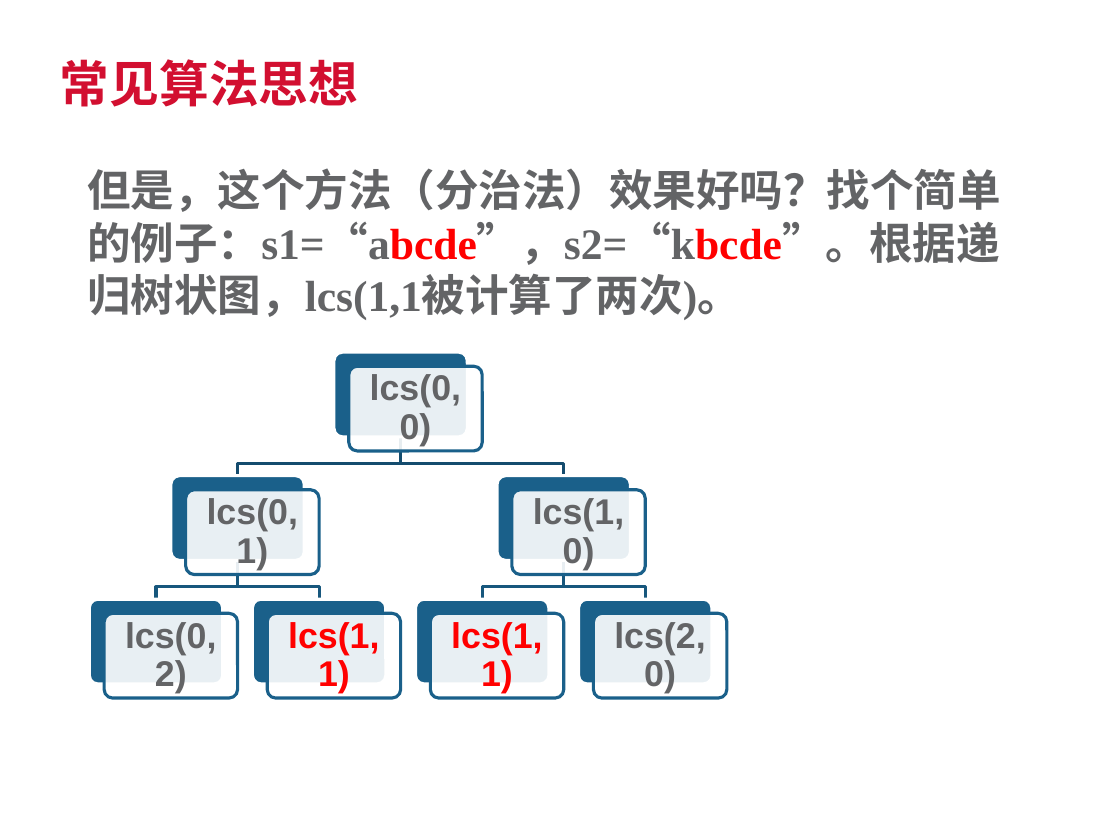
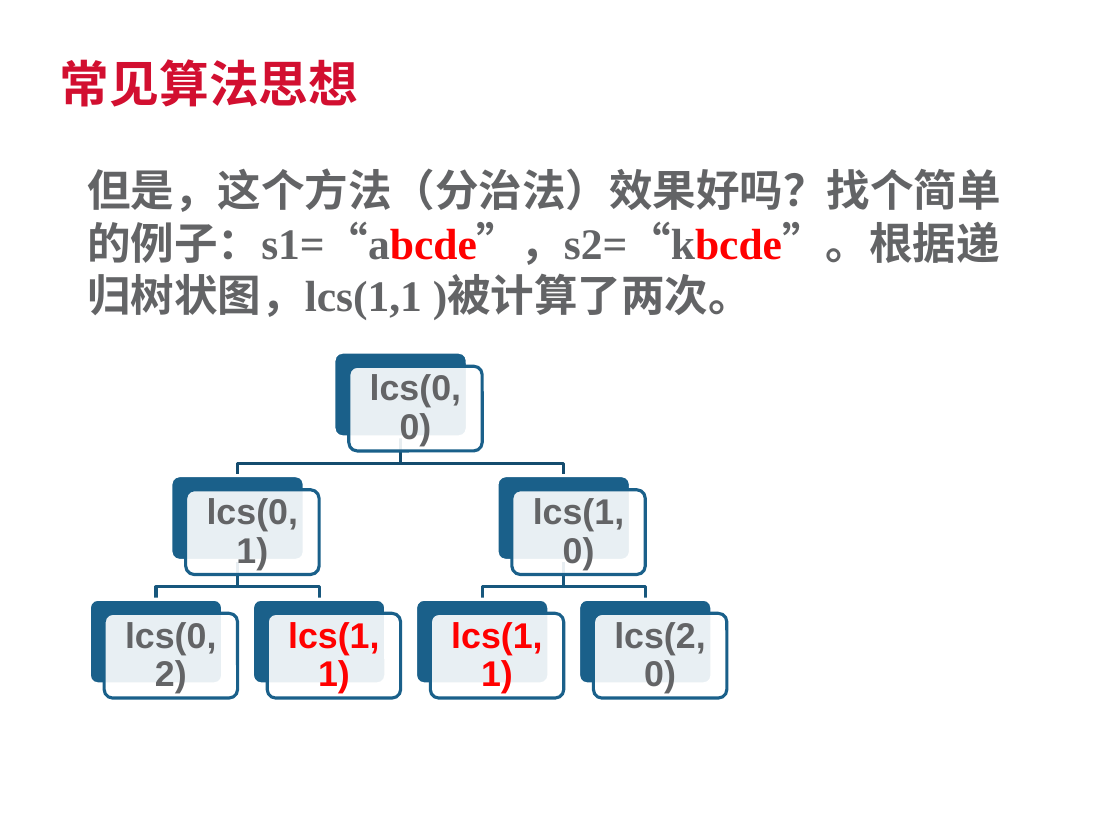
Before and after one commit to SherlockGn/documents, a slide deck: slide 41 of trendmicro template.pptx. Drawn at 1120x840 pixels with LibreOffice and Linux fonts; fonts in the diff are those of the drawing; background and template pictures are left out. Boxes give left, top, right and bottom in pixels: in the first picture for what was removed or moved away, otherwise in the second. Text is boxed around its words. In the diff, an @@ line names an element or a change of style, - is before the commit and + after.

Commit message:
modified tiny errors in ppt

```diff
--- a/trendmicro template.pptx
+++ b/trendmicro template.pptx
@@ text at <box>87,168,1000,320</box>: text changed @@
-但是，这个方法（分治法）效果好吗？找个简单的例子：s1=“abcde”，s2=“kbcde”。根据递归树状图，lcs(1,1被计算了两次)。
+但是，这个方法（分治法）效果好吗？找个简单的例子：s1=“abcde”，s2=“kbcde”。根据递归树状图，lcs(1,1 )被计算了两次。
```
